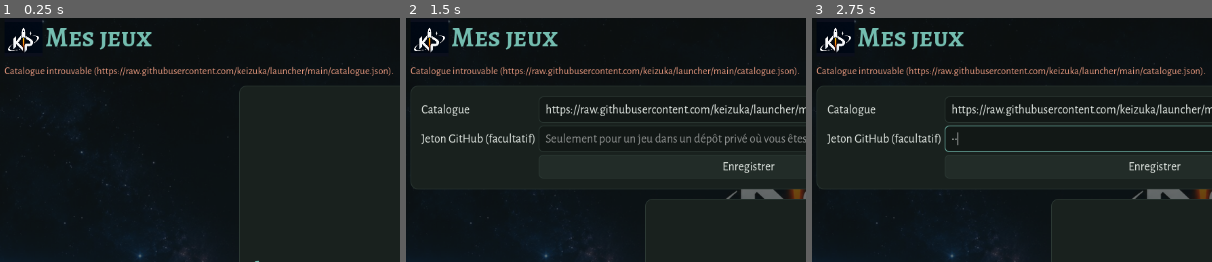
Above: before the commit, frames 1-3 (left to right).
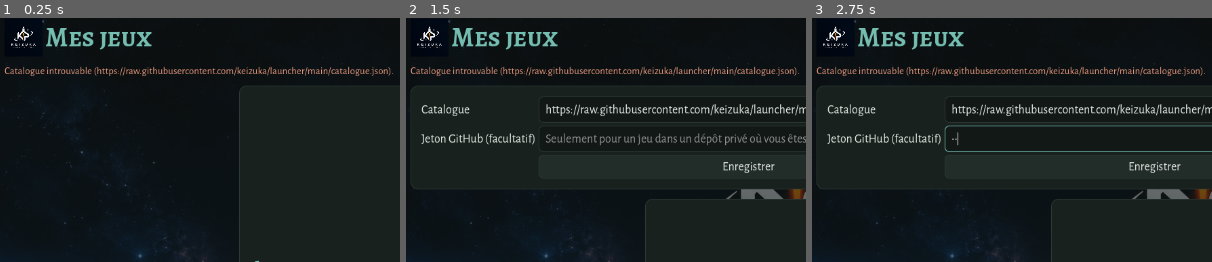
Above: after the commit, the same moments.

Repository: keizuka/launcher
Game: Godot game, scene res://scenes/launcher.tscn
The game is run twice, just before and just after one commit, with the same random seed, the same clock (stepped at 60 frames per second) and the same inputs.
Inputs (mouse positions are % of the whole screen's width and height, from its top left):
- Up to frame 1 (0.25 s): no input
- Up to frame 2 (1.5 s): click "Vérifier les mises à jour" at 0.5 s; click "Réglages" at 1.25 s
- Up to frame 3 (2.75 s): click (44, 27) at 2.02 s; type "12" at 2.1 s
The pictures show only the part of the screen within x 1-51%, y 3-53%; the shares and areas given below are measured in that part.

The runs differ from the first frame. In frame 1, 0.3% of the frame differs, in the area x 2-10%, y 3-15%; in frame 2, 0.3%; in frame 3, 0.3%.

Commit message:
Android 11+ : les jeux se lancent enfin, fonds keizukaprod portrait/paysage
- lancement : intent explicite vers l'activité launcher du jeu (.GodotAppLauncher puis
  .GodotApp) — Android filtrait les intents implicites vers des paquets étrangers (aucune
  <queries> dans le manifeste Godot) ; détection d'installation par le registre, un
  lancement raté le signalant au joueur
- fonds Keizuka Production renouvelés : paysage par défaut, portrait sur téléphone tenu
  à la verticale (orientation libre du launcher sur Android), logo et icône à jour
- plus de jeu présélectionné : le fond du launcher se voit, la fiche s'ouvre au clic ;
  le message « Aucun jeu » n'apparaît que si le catalogue est vide ou injoignable
- sources icon&banner rangées dans le dépôt, exclues des exports ; version 0.4.1
  (code Android 2 pour la mise à jour par-dessus 0.4.0)

Diff:
--- a/project.godot
+++ b/project.godot
@@ -6,7 +6,7 @@
 
 config/name="Launcher"
 config/description="Installe, met à jour et lance les jeux de Keizuka."
-config/version="0.4.0"
+config/version="0.4.1"
 run/main_scene="res://scenes/launcher.tscn"
 config/icon="res://assets/images/icone.png"
 config/features=PackedStringArray("4.7", "GL Compatibility")
@@ -15,6 +15,7 @@
 
 window/size/viewport_width=1180
 window/size/viewport_height=720
+window/handheld/orientation=6
 
 [rendering]
 
--- a/script/installateur.gd
+++ b/script/installateur.gd
@@ -216,6 +216,9 @@
 	return "" if pid > 0 else "Le jeu n'a pas pu démarrer."
 
 # Android : ouvre l'application correspondant au paquet (déjà installée par le système).
+# Android 11+ filtre les paquets étrangers au launcher (le manifeste Godot n'a pas de <queries>) :
+# un intent implicite ne résout plus rien. On vise donc l'activité launcher du jeu par un
+# composant explicite, que le filtrage ne touche pas ; l'implicite reste en dernier recours.
 static func lancer_paquet(paquet: String) -> String:
 	if OS.get_name() != "Android":
 		return "Le lancement par paquet est réservé à Android."
@@ -226,6 +229,15 @@
 	if activite == null:
 		return "Activité Android introuvable."
 	var Intent = JavaClassWrapper.wrap("android.content.Intent")
+	for classe in [paquet + ".GodotAppLauncher", paquet + ".GodotApp"]:
+		var intent = Intent.Intent()
+		intent.setAction(Intent.ACTION_MAIN)
+		intent.addCategory(Intent.CATEGORY_LAUNCHER)
+		intent.setClassName(paquet, classe)
+		intent.addFlags(Intent.FLAG_ACTIVITY_NEW_TASK)
+		activite.startActivity(intent)
+		if JavaClassWrapper.get_exception() == null:
+			return ""
 	var intent = Intent.Intent()
 	intent.setAction(Intent.ACTION_MAIN)
 	intent.addCategory(Intent.CATEGORY_LAUNCHER)
@@ -236,19 +248,16 @@
 		return "Le jeu n'est pas installé (désinstallé depuis le téléphone ?) : réinstallez-le."
 	return ""
 
-# Android : le paquet est-il encore installé ? (l'utilisateur peut désinstaller hors du launcher,
-# il ne faut donc pas se fier au seul registre installes.json)
+# Android : le paquet est-il encore installé ? L'utilisateur peut désinstaller hors du launcher,
+# mais Android 11+ masque les paquets étrangers au launcher (pas de <queries> dans le manifeste
+# Godot) : sans preuve possible du système, on fait confiance au registre — un lancement raté le
+# signalera au joueur.
 static func paquet_installe(paquet: String) -> bool:
 	if OS.get_name() != "Android":
 		return false
-	if paquet.strip_edges() == "":
-		return true  # paquet inconnu : on fait confiance au registre
-	var runtime = Engine.get_singleton("AndroidRuntime")
-	var activite = runtime.getActivity() if runtime != null else null
-	if activite == null:
-		return true
-	activite.getPackageManager().getPackageInfo(paquet, 0)
-	return JavaClassWrapper.get_exception() == null
+	# Android : confiance au registre installes.json. Sans <queries> dans le manifeste, le
+	# paramètre (le paquet à vérifier) est justement ce que le système nous cache.
+	return paquet != null
 
 var dernier_pid := 0
 
--- a/script/launcher.gd
+++ b/script/launcher.gd
@@ -12,6 +12,8 @@
 var _liste: VBoxContainer
 var _etat: Label
 var _choisi := ""
+var _cadre: PanelContainer
+var _fond: TextureRect
 var _fiche: VBoxContainer
 var _image: TextureRect
 var _nom: Label
@@ -41,6 +43,7 @@
 		get_window().content_scale_mode = Window.CONTENT_SCALE_MODE_CANVAS_ITEMS
 		get_window().content_scale_aspect = Window.CONTENT_SCALE_ASPECT_EXPAND
 	_construire()
+	get_viewport().size_changed.connect(_maj_fond)
 	catalogue.termine.connect(_sur_catalogue)
 	installateur.progres.connect(func(id: String, f: float, t: String):
 		if id == _choisi:
@@ -77,13 +80,13 @@
 func _construire() -> void:
 	set_anchors_and_offsets_preset(Control.PRESET_FULL_RECT)
 	# Fond Keizuka Production, assombri pour que le texte reste lisible.
-	var fond := TextureRect.new()
-	fond.texture = load("res://assets/images/fond.jpg")
-	fond.expand_mode = TextureRect.EXPAND_IGNORE_SIZE
-	fond.stretch_mode = TextureRect.STRETCH_KEEP_ASPECT_COVERED
-	fond.set_anchors_and_offsets_preset(Control.PRESET_FULL_RECT)
-	fond.mouse_filter = Control.MOUSE_FILTER_IGNORE
-	add_child(fond)
+	_fond = TextureRect.new()
+	_fond.expand_mode = TextureRect.EXPAND_IGNORE_SIZE
+	_fond.stretch_mode = TextureRect.STRETCH_KEEP_ASPECT_COVERED
+	_fond.set_anchors_and_offsets_preset(Control.PRESET_FULL_RECT)
+	_fond.mouse_filter = Control.MOUSE_FILTER_IGNORE
+	add_child(_fond)
+	_maj_fond()
 	var voile := ColorRect.new()
 	voile.color = Color(ThemeLauncher.FOND, 0.62)
 	voile.set_anchors_and_offsets_preset(Control.PRESET_FULL_RECT)
@@ -176,12 +179,12 @@
 	_liste.add_theme_constant_override("separation", 8)
 	defil.add_child(_liste)
 
-	var cadre := PanelContainer.new()
-	cadre.size_flags_horizontal = Control.SIZE_EXPAND_FILL
-	corps.add_child(cadre)
+	_cadre = PanelContainer.new()
+	_cadre.size_flags_horizontal = Control.SIZE_EXPAND_FILL
+	corps.add_child(_cadre)
 	_fiche = VBoxContainer.new()
 	_fiche.add_theme_constant_override("separation", 10)
-	cadre.add_child(_fiche)
+	_cadre.add_child(_fiche)
 	_image = TextureRect.new()
 	_image.custom_minimum_size = Vector2(0, 220)
 	_image.expand_mode = TextureRect.EXPAND_IGNORE_SIZE
@@ -229,8 +232,7 @@
 		_etat.text = "Mise à jour disponible : " + ", ".join(a_maj.map(func(j): return j["nom"]))
 		_etat.add_theme_color_override("font_color", ThemeLauncher.LAITON)
 	_maj_bandeau_launcher()
-	if _choisi == "" and not catalogue.jeux.is_empty():
-		_choisi = catalogue.jeux[0]["id"]
+	# Aucun jeu n'est présélectionné : le fond du launcher se voit, la fiche s'ouvre au premier clic.
 	_maj_liste()
 	_maj_fiche()
 	if _auto_suivant.is_valid() and not _auto_lance:
@@ -326,12 +328,17 @@
 		c.queue_free()
 	var j := _jeu(_choisi)
 	if j.is_empty():
-		_nom.text = "Aucun jeu"
-		_description.text = "Le catalogue est vide ou injoignable. Vérifiez votre connexion, ou l'adresse du catalogue dans les réglages."
-		_versions.text = ""
-		_notes.text = ""
-		_image.texture = null
-		return
+		# Rien de choisi : la fiche se cache et le fond du launcher occupe l'écran. Le message
+		# « Aucun jeu » n'apparaît que si le catalogue est réellement vide ou injoignable.
+		_cadre.visible = catalogue.jeux.is_empty()
+		if _cadre.visible:
+			_nom.text = "Aucun jeu"
+			_description.text = "Le catalogue est vide ou injoignable. Vérifiez votre connexion, ou l'adresse du catalogue dans les réglages."
+			_versions.text = ""
+			_notes.text = ""
+			_image.texture = null
+		return
+	_cadre.visible = true
 	_nom.text = j["nom"]
 	_description.text = j.get("description", "")
 	_image.texture = _vignette(j.get("image", ""))
@@ -380,6 +387,13 @@
 	_dernier_pid = installateur.dernier_pid
 	_etat.text = err if err != "" else "%s est lancé. Bon jeu !" % _jeu(_choisi)["nom"]
 
+# Fond Keizuka Production : image paysage par défaut, version portrait quand la fenêtre est plus
+# haute que large (téléphone tenu à la verticale).
+func _maj_fond() -> void:
+	var t := get_viewport().get_visible_rect().size
+	var chemin := "res://assets/images/fond_portrait.jpg" if t.y > t.x else "res://assets/images/fond.jpg"
+	_fond.texture = load(chemin)
+
 # Vignette du catalogue (une URL d'image) : téléchargée une fois, puis gardée en cache.
 func _vignette(url: String) -> Texture2D:
 	if url == "":
Binary file changed: assets/images/fond.jpg
Binary file added: assets/images/fond_portrait.jpg
Not shown, added: assets/images/fond_portrait.jpg.import
Binary file changed: assets/images/icone.png
Binary file changed: assets/images/icone_192.png
Binary file changed: assets/images/icone_android_bg_432.png
Binary file changed: assets/images/icone_android_fg_432.png
Not shown, changed: export_presets.cfg
Binary file added: icon&banner/apoapsis/Apoapsis_Banner.png
Not shown, added: icon&banner/apoapsis/Apoapsis_Banner.png.import
Binary file added: icon&banner/apoapsis/Apoapsis_Icon.png
Not shown, added: icon&banner/apoapsis/Apoapsis_Icon.png.import
(and 10 more such lines)
